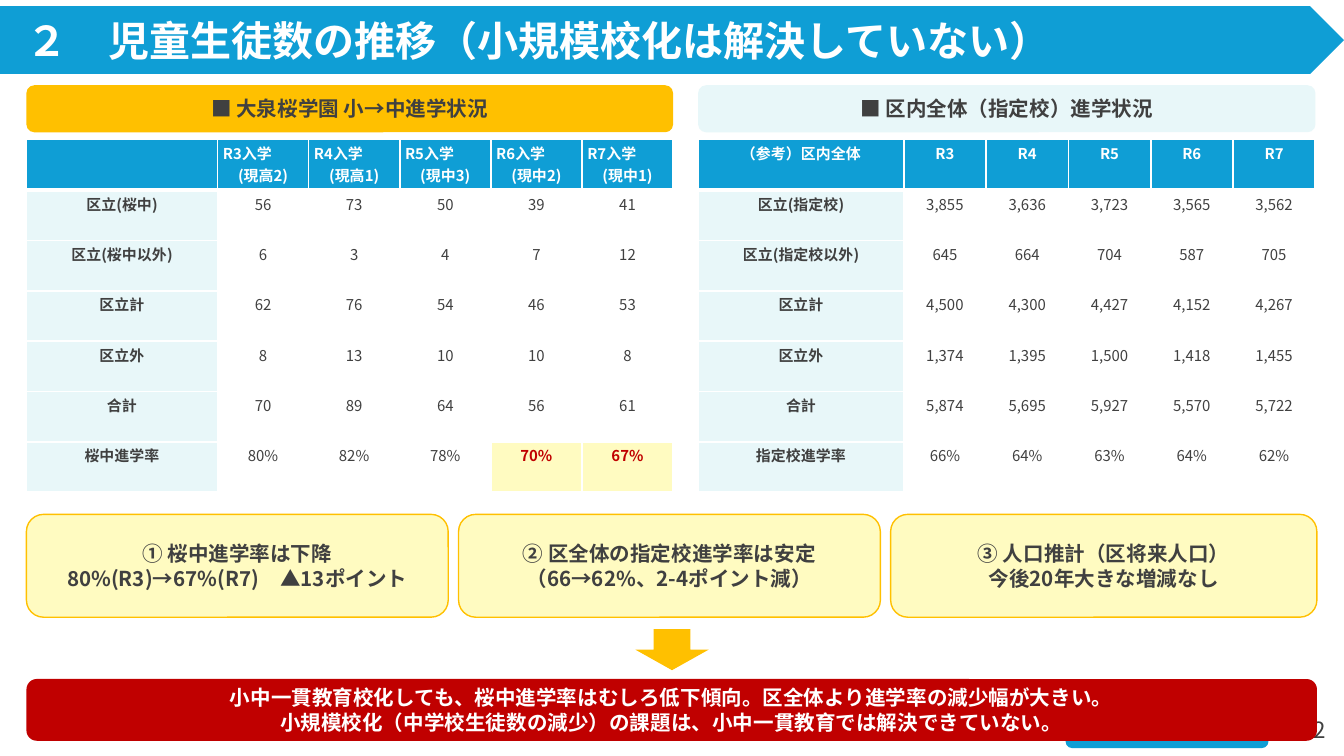
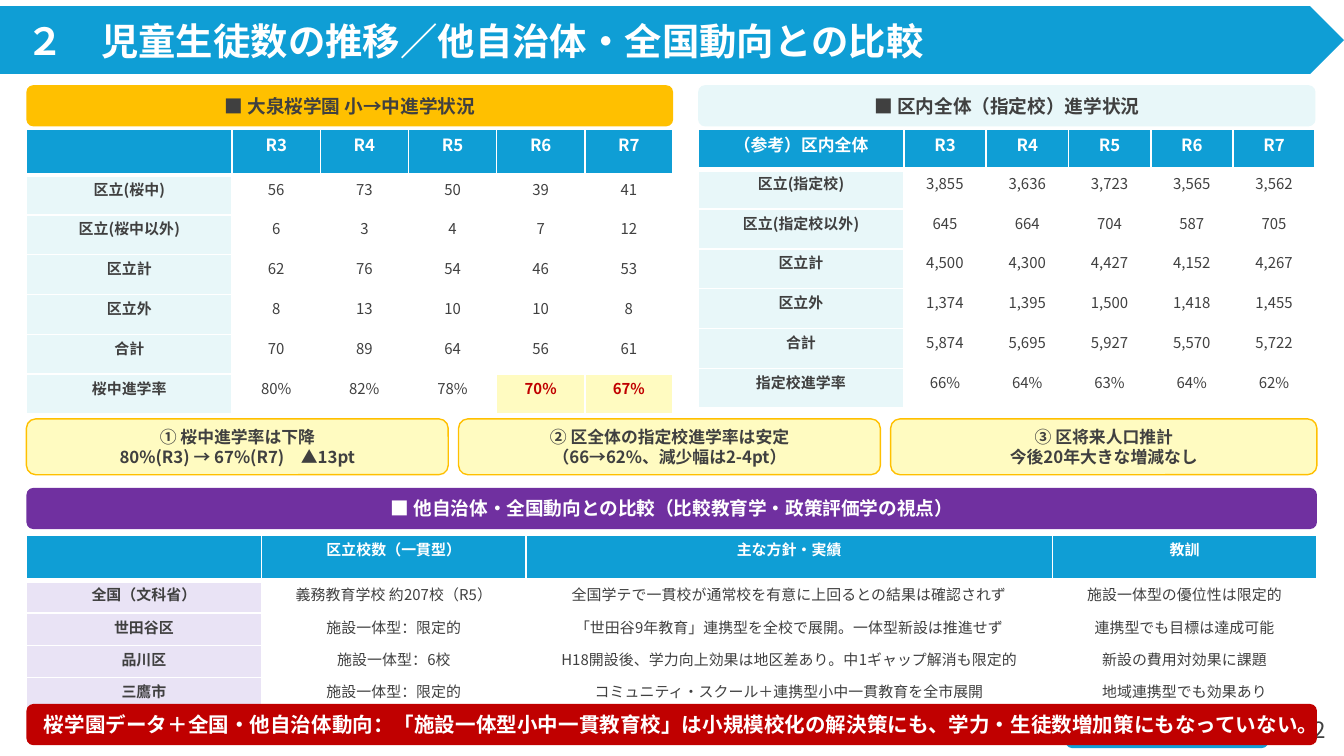
Before and after one commit to contynet730-star/con30, a slide deck: slide 3 of output/小中一貫教育（大泉桜学園）_改良版.pptx. Drawn at 1344x756 pixels with LibreOffice and Linux fonts; fonts in the diff are those of the drawing. Boxes give left, top, right and bottom in pixels: in the first picture for what was removed or moved away, otherwise in the second. Text is boxed around its words. In the diff, an @@ line names an element or a change of style, - is before the commit and + after.

```diff
--- a/output/小中一貫教育（大泉桜学園）_改良版.pptx
+++ b/output/小中一貫教育（大泉桜学園）_改良版.pptx
@@ text in pentagon arrow at (26, 23, 923, 59): text changed; size 22 to 20 pt @@
-２ 児童生徒数の推移（小規模校化は解決していない）
+２ 児童生徒数の推移／他自治体・全国動向との比較
@@ rounded rectangle "■ 大泉桜学園 小→中進学状況": place and size @@
-rounded rectangle "■ 大泉桜学園 小→中進学状況" at (27, 85, 673, 132)
+rounded rectangle "■ 大泉桜学園 小→中進学状況" at (27, 85, 673, 126)
@@ rounded rectangle "■ 大泉桜学園 小→中進学状況" at (27, 85, 673, 126): size 11 to 10 pt @@
@@ rounded rectangle "■ 区内全体（指定校）進学状況" at (698, 85, 1314, 126): size 11 to 10 pt @@
@@ rounded rectangle "■ 区内全体（指定校）進学状況": place and size @@
-rounded rectangle "■ 区内全体（指定校）進学状況" at (698, 85, 1314, 132)
+rounded rectangle "■ 区内全体（指定校）進学状況" at (698, 85, 1314, 126)
@@ table at (27, 129, 676, 409) @@
-row 1:  | R3入学 (現高2) | R4入学 (現高1) | R5入学 (現中3) | R6入学 (現中2) | R7入学 (現中1)
+row 1:  | R3 | R4 | R5 | R6 | R7
@@ table: place and size @@
-table at (27, 140, 675, 492)
+table at (27, 129, 676, 409)
@@ table at (698, 129, 1313, 409) @@
@@ size 8 to 9 pt in "（参考）区内全体", "R3", "R4", "R5" and 2 more places @@
@@ table: place and size @@
-table at (698, 140, 1313, 492)
+table at (698, 129, 1313, 409)
@@ rounded rectangle "① 桜中進学率は下降": place and size @@
-rounded rectangle "① 桜中進学率は下降" at (27, 515, 449, 618)
+rounded rectangle "① 桜中進学率は下降" at (27, 419, 449, 476)
@@ rounded rectangle "② 区全体の指定校進学率は安定": place and size @@
-rounded rectangle "② 区全体の指定校進学率は安定" at (458, 515, 880, 618)
+rounded rectangle "② 区全体の指定校進学率は安定" at (458, 419, 880, 476)
@@ rounded rectangle "③ 区将来人口推計": place and size @@
-rounded rectangle "③ 区将来人口推計" at (891, 515, 1317, 618)
+rounded rectangle "③ 区将来人口推計" at (891, 419, 1317, 476)
@@ text in rounded rectangle at (120, 449, 355, 467): text changed; size 11 to 9 pt @@
-80%(R3)→67%(R7) ▲13ポイント
+80%(R3) → 67%(R7) ▲13pt
@@ text in rounded rectangle at (160, 428, 315, 445): size 11 to 9 pt in "① 桜中進学率は下降" @@
@@ text in rounded rectangle at (550, 428, 790, 445): size 11 to 9 pt in "② 区全体の指定校進学率は安定" @@
@@ text in rounded rectangle at (553, 448, 787, 467): text changed; size 11 to 9 pt @@
-（66→62%、2-4ポイント減）
+（66→62%、減少幅は2-4pt）
@@ text in rounded rectangle at (1010, 448, 1198, 465): size 11 to 9 pt in "今後20年大きな増減なし" @@
@@ text in rounded rectangle at (1035, 428, 1173, 445): text changed; size 11 to 9 pt @@
-③ 人口推計（区将来人口）
+③ 区将来人口推計
@@ rounded rectangle added at (27, 488, 1317, 530), fill #7030A0, 10 pt, text #FFFFFF, bold @@
+■ 他自治体・全国動向との比較（比較教育学・政策評価学の視点）
@@ table added at (27, 535, 1318, 703), 5 rows, 4 columns @@
+ | 区立校数（一貫型） | 主な方針・実績 | 教訓
+全国（文科省） | 義務教育学校 約207校（R5） | 全国学テで一貫校が通常校を有意に上回るとの結果は確認されず | 施設一体型の優位性は限定的
+世田谷区 | 施設一体型：限定的 | 「世田谷9年教育」連携型を全校で展開。一体型新設は推進せず | 連携型でも目標は達成可能
+品川区 | 施設一体型：6校 | H18開設後、学力向上効果は地区差あり。中1ギャップ解消も限定的 | 新設の費用対効果に課題
+三鷹市 | 施設一体型：限定的 | コミュニティ・スクール＋連携型小中一貫教育を全市展開 | 地域連携型でも効果あり
@@ down arrow removed at (636, 629, 710, 671) @@
@@ rounded rectangle "桜学園データ＋全国・他自治体動向：「施設一体型小中一貫教育校」は小規模校化の解決策にも、学力・生徒数増加策にもなっていな ...": place and size @@
-rounded rectangle "桜学園データ＋全国・他自治体動向：「施設一体型小中一貫教育校」は小規模校化の解決策にも、学力・生徒数増加策にもなっていな ..." at (27, 679, 1317, 741)
+rounded rectangle "桜学園データ＋全国・他自治体動向：「施設一体型小中一貫教育校」は小規模校化の解決策にも、学力・生徒数増加策にもなっていな ..." at (27, 704, 1317, 746)
@@ text in rounded rectangle at (44, 712, 1318, 738): text changed @@
-小中一貫教育校化しても、桜中進学率はむしろ低下傾向。区全体より進学率の減少幅が大きい。
-小規模校化（中学校生徒数の減少）の課題は、小中一貫教育では解決できていない。
+桜学園データ＋全国・他自治体動向：「施設一体型小中一貫教育校」は小規模校化の解決策にも、学力・生徒数増加策にもなっていない。
```
Also in this commit, not shown: 3 other slides changed, 1 other file.
